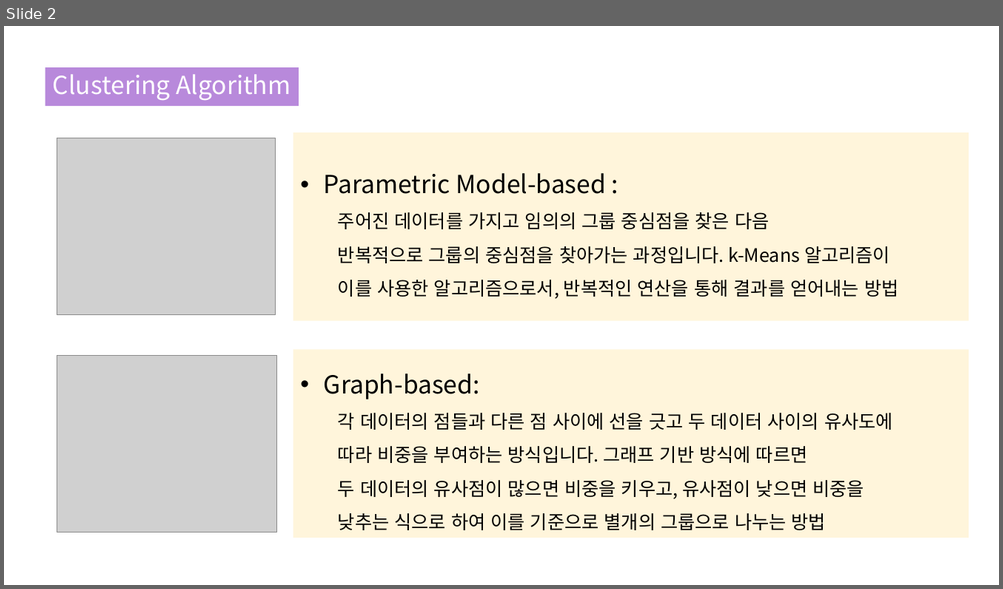
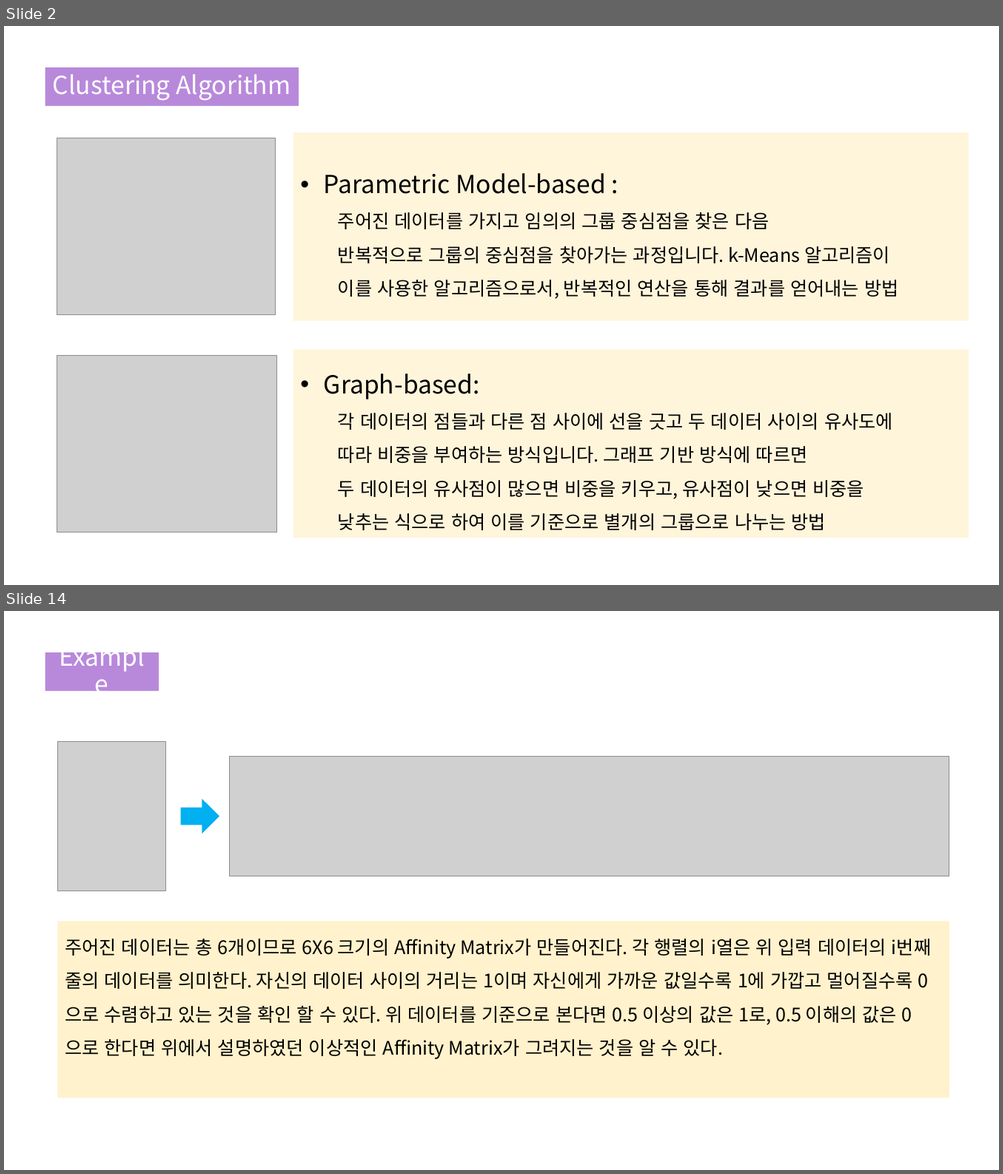
Before and after one commit to Blockhead4/Python-Project, a slide deck: Purrsong/Spectral Clustering_190822.pptx. Shown one above the other, each under a label of ours: slide 2 before the commit, slides 2 and 14 after it; the slides between them are not shown. The pictures are 1003x589 and 1003x1174 pixels, drawn with LibreOffice and Linux fonts; fonts in the diff are those of the drawing; grey boxes stand for pictures. Boxes give left, top, right and bottom in pixels: in the first picture for what was removed or moved away, otherwise in the second. Text is boxed around its words. In the diff, an @@ line names an element or a change of style, - is before the commit and + after.

```diff
--- a/Purrsong/Spectral Clustering_190822.pptx
+++ b/Purrsong/Spectral Clustering_190822.pptx
@@ slide 14 added at [4,611,999,1170], background #FFFFFF @@
@@ title added at [45,652,159,692], fill #B889DB, 24 pt, text #FFFFFF @@
+Example
@@ picture added at [58,741,166,891] @@
@@ picture added at [229,757,949,877] @@
@@ right arrow added at [181,799,219,834], fill #00B0F0 @@
@@ rectangle added at [58,921,949,1098], fill #FFF2CC, 18 pt, text #000000 @@
+주어진 데이터는 총 6개이므로 6X6 크기의 Affinity Matrix가 만들어진다. 각 행렬의 i열은 위 입력 데이터의 i번째 줄의 데이터를 의미한다. 자신의 데이터 사이의 거리는 1이며 자신에게 가까운 값일수록 1에 가깝고 멀어질수록 0으로 수렴하고 있는 것을 확인 할 수 있다. 위 데이터를 기준으로 본다면 0.5 이상의 값은 1로, 0.5 이해의 값은 0으로 한다면 위에서 설명하였던 이상적인 Affinity Matrix가 그려지는 것을 알 수 있다.
```
Also in this commit, not shown: 4 slides changed, 12 other slides added, 1 slide removed.
